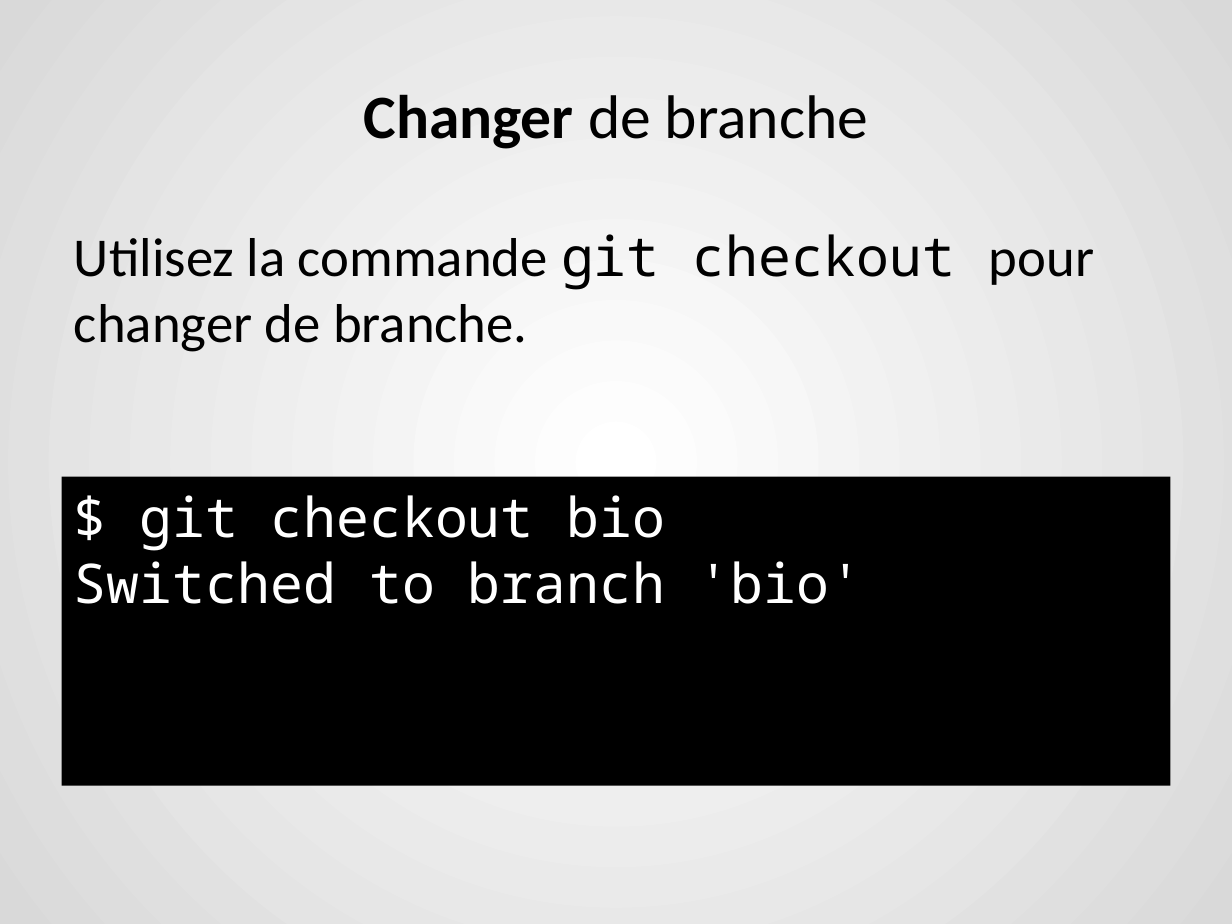
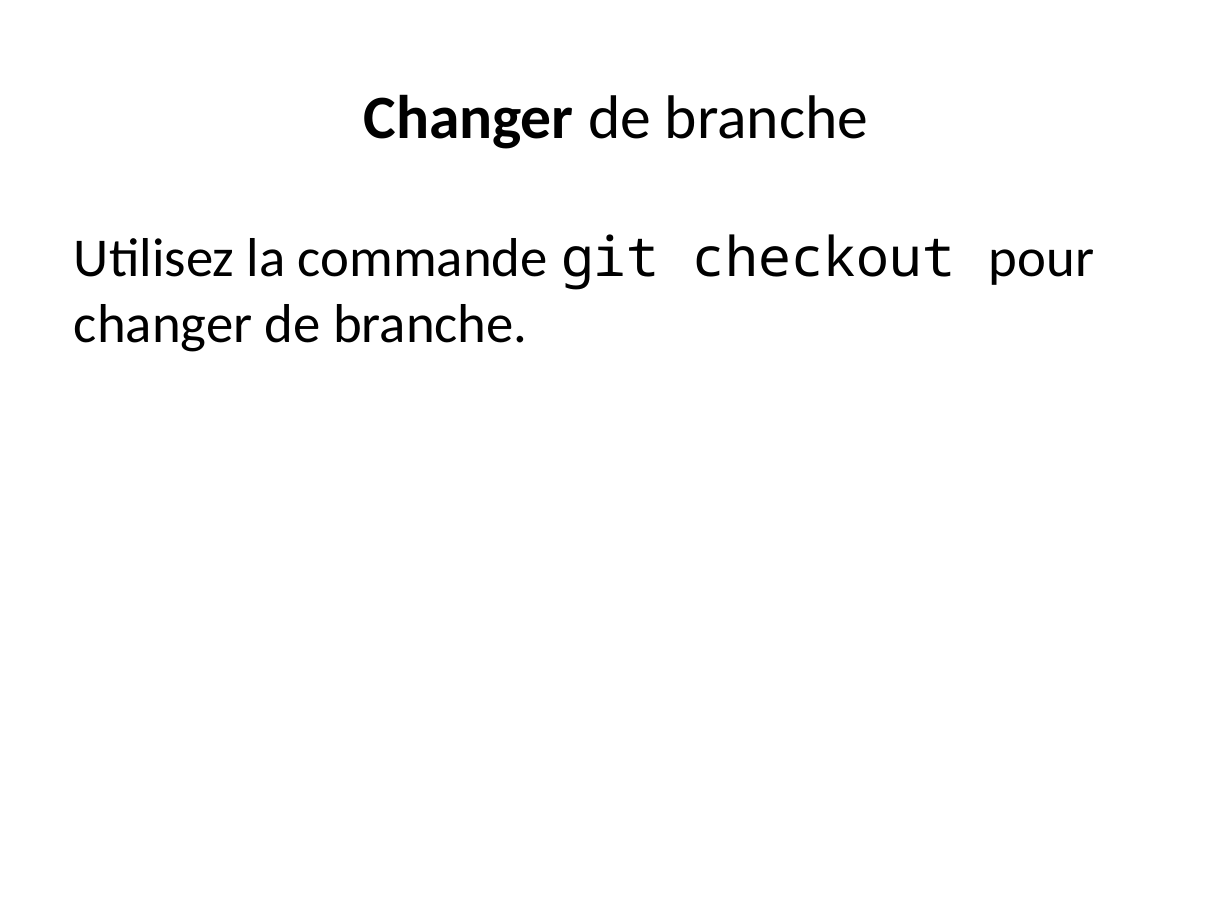
Before and after one commit to berradais/light-dna-2020-2021, a slide deck: slide 22 of 1-Environment/Lab/3.burger_lab.pptx. Drawn at 1232x924 pixels with LibreOffice and Linux fonts; fonts in the diff are those of the drawing. Boxes give left, top, right and bottom in pixels: in the first picture for what was removed or moved away, otherwise in the second. Text is boxed around its words. In the diff, an @@ line names an element or a change of style, - is before the commit and + after.

```diff
--- a/1-Environment/Lab/3.burger_lab.pptx
+++ b/1-Environment/Lab/3.burger_lab.pptx
@@ background gradient #FFFFFF to #D9D9D9 to #FFFFFF @@
@@ rectangle removed at [62, 477, 1170, 786] @@
-$ git checkout bio
-Switched to branch 'bio'
```
Also in this commit, not shown: 37 other slides changed, 5 slides removed, 20 other files.
